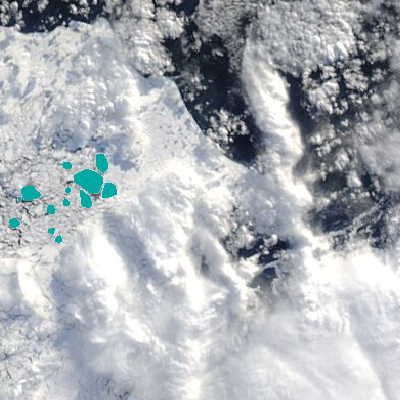
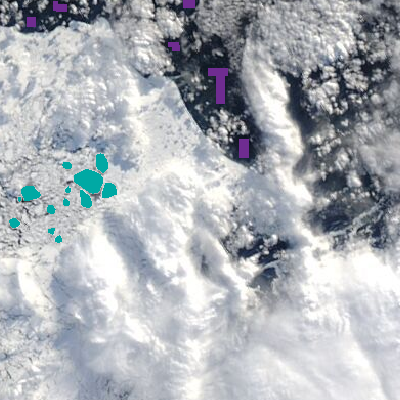
The second 400px x 400px image is a revision of the first. Changes to its layers:
added layer "water samples" above "landmask" over [27, 0, 249, 158]
